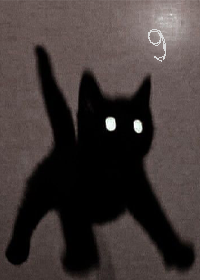
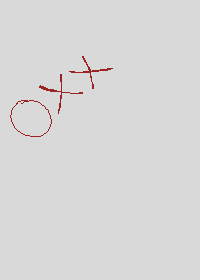
Layers edited between the first and the second w=200, h=280 image:
added layer "2" above "Capa 9" over [10, 56, 113, 137]
added layer "Capa 9" above "6" over [20, 210, 144, 266]
added layer "6" (2nd of 2) above "Poster3" over [0, 0, 200, 280]
hid group "Poster3" (2 layers) over [0, 0, 200, 280]
